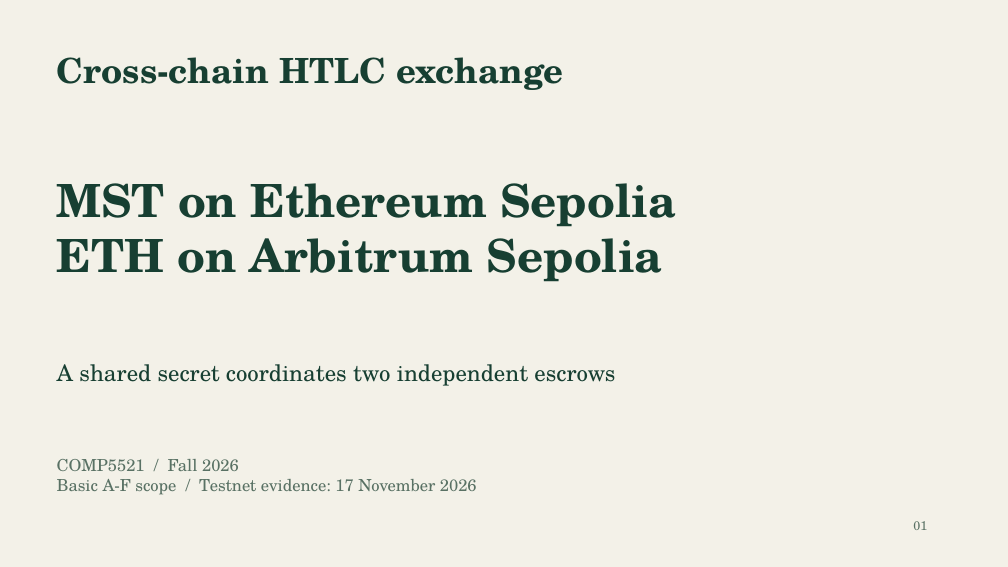
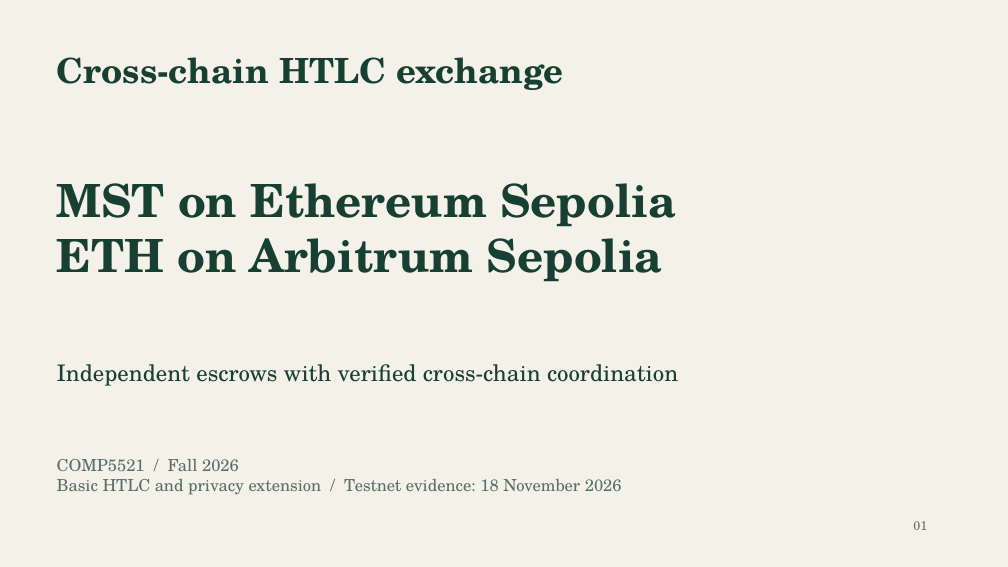
Before and after one commit to Oxidaner/COMP5521-Distributed-Ledger-Technology-Cryptocurrency-and-E-Payment-Assignment-project, a slide deck: slide 1 of presentation.pptx. Drawn at 1008x567 pixels with LibreOffice and Linux fonts; fonts in the diff are those of the drawing. Boxes give left, top, right and bottom in pixels: in the first picture for what was removed or moved away, otherwise in the second. Text is boxed around its words. In the diff, an @@ line names an element or a change of style, - is before the commit and + after.

```diff
--- a/presentation.pptx
+++ b/presentation.pptx
@@ text at bbox=[57, 364, 678, 386]: text changed @@
-A shared secret coordinates two independent escrows
+Independent escrows with verified cross-chain coordination
@@ text at bbox=[57, 479, 622, 495]: text changed @@
-Basic A-F scope / Testnet evidence: 17 November 2026
+Basic HTLC and privacy extension / Testnet evidence: 18 November 2026
```
Also in this commit, not shown: 1 other slide changed, 2 slides added, 1 slide removed, 34 other files.
